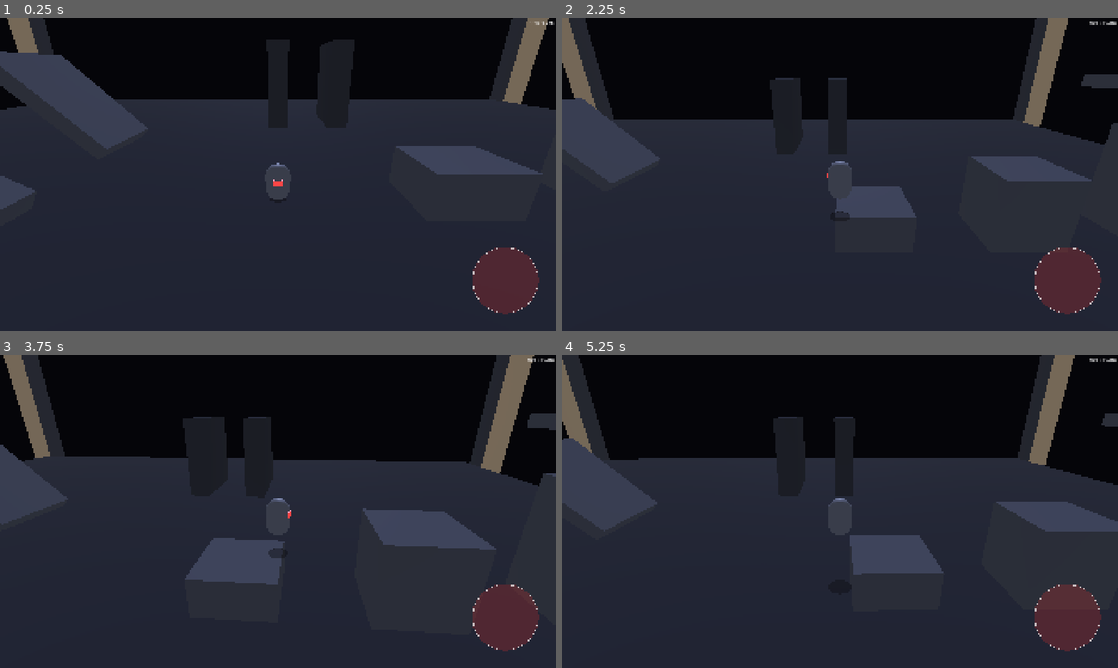
Above: before the commit, frames 1-4 (two rows, left to right).
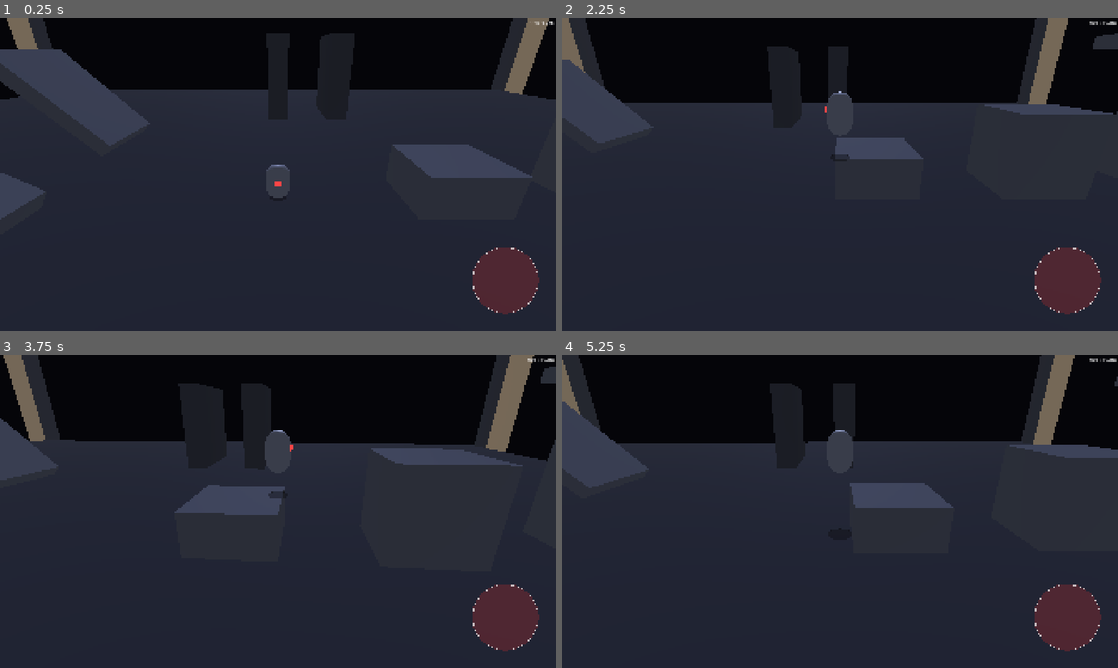
Above: after the commit, the same moments.

Repository: Adam-Vozzo/mobile-game-6
Game: Godot game, scene res://scenes/levels/feel_lab.tscn
Same seed, same stepped clock (60 frames per second), same inputs: the game is played once before the commit and once after it.
Inputs (mouse positions are in pixels of both pictures, inside the frame that each line leads up to):
- Up to frame 1 (0.25 s): no input
- Up to frame 2 (2.25 s): tap Enter at 0.5 s; move the mouse to (962, 158) at 0.52 s; hold Right (move_right) 0.53-1.25 s; hold Space (jump) 0.53-1.25 s; click (962, 158) at 0.67 s; drag from (728, 190) to (812, 237) at 1.27 s; move the mouse to (895, 105) at 2.02 s; hold Right (move_right) from 2.03 s (still down); hold Space (jump) from 2.03 s (still down)
- Up to frame 3 (3.75 s): release Right (move_right) at 2.75 s; release Space (jump) at 2.75 s; drag from (250, 574) to (111, 464) at 2.77 s; move the mouse to (444, 558) at 3.52 s; hold Left (move_left) from 3.53 s (still down); hold Space (jump) from 3.53 s (still down)
- Up to frame 4 (5.25 s): release Left (move_left) at 4.25 s; release Space (jump) at 4.25 s; drag from (673, 464) to (756, 433) at 4.27 s; move the mouse to (867, 511) at 5.02 s; hold Down (move_down) from 5.03 s (still down); hold Space (jump) from 5.03 s (still down); click (867, 511) at 5.17 s

The runs differ from the first frame. In frame 1, 4.2% of the frame differs, in the area x 0-100%, y 0-65%; in frame 2, 13%; in frame 3, 13%; in frame 4, 14%, in the area x 0-100%, y 6-71%.

Commit message:
Camera: vertical-follow ratchet (hold Y unless above apex or on higher ground)
First on-device verification (2026-05-12) surfaced full-Y-tracking as
motion-sickness inducing on phone: every normal jump pumped the camera
up and down by the full arc against the foggy brutalist background.
User's ask: "Camera should not move vertically until the character
moves above the default max jump height, or walks on a higher level
of ground. Stops the camera moving so much."

Implementation: a ratchet that pins the camera's Y at the floor the
player most recently stood on while the player stays within
`reference_floor + jump_apex * multiplier`; above that band the camera
tracks player.y - band so it lifts 1:1 with above-apex traversal
(double-jumps, wall-jumps, vertical megastructure beats).

scripts/camera/camera_rig.gd:
- New @export `apex_height_multiplier` (0..5, default 1.0). Multiplier
  on the active profile's max jump apex. 0 reverts to always-track-Y
  (legacy / non-Player target).
- New state `_reference_floor_y`. Updated every grounded frame; held
  while airborne.
- `_air_offset` now stored relative to the effective target, not raw
  player position — keeps below-apex jumps from leaking into the
  airborne rigid translate.
- Fall-pull gated on being above the apex band (`_conditional_fall_offset`).
  Below the band the camera is held still by design; pulling it down on
  descent would re-introduce the motion the ratchet removes.
- New helpers `_update_reference_floor`, `_compute_effective_y`,
  `_get_target_apex_height`, `_conditional_fall_offset`.
- `_apply_drag_input(pivot)` renamed (was `target_pos`) — now receives
  the effective target so drag rotates around the same point the camera
  tracks.

scripts/player/player.gd:
- New `get_default_apex_height()` returning v² / (2g) from the active
  profile. Camera duck-types via `has_method`; profile hot-swaps from
  the dev menu auto-rescale the band.

tools/dev_menu/dev_menu_overlay.gd:
- New "Apex multiplier" slider in the Camera — Tuning sub-section,
  0..5 step 0.05 default 1.0.

tests/test_controller_kinematics.gd:
- New `_test_vertical_follow_ratchet` (21 assertions): effective-Y
  below/at/above apex, multiplier scaling, multiplier=0 fallback,
  boundary continuity, monotonicity above apex.
- New `_test_default_apex_height_formula` (14 assertions): v²/(2g)
  per shipped profile inside the [0.8, 4.0] m sanity band, gravity/
  velocity-positivity guards, edge cases (v=0 → 0, g≤0 → 0,
  quadratic-in-velocity invariant).

docs/DECISIONS.md:
- New ADR documenting the rationale, math, alternatives, and the
  composition with the existing airborne rigid-translate.

Co-Authored-By: Claude Opus 4.7 (1M context) <noreply@anthropic.com>

Diff:
--- a/scripts/camera/camera_rig.gd
+++ b/scripts/camera/camera_rig.gd
@@ -29,8 +29,23 @@
 
 @export_category("Fall pull")
 ## Multiplier applied to the player's negative Y velocity to drop the
-## camera while falling. Helps the player see what's below.
+## camera while falling. Helps the player see what's below. Only applied
+## when the player is above the apex-height threshold — below the threshold
+## the camera is held still and fall pull would re-introduce the vertical
+## motion the vertical-follow ratchet is removing.
 @export_range(0.0, 1.0, 0.01) var vertical_pull: float = 0.18
+
+@export_category("Vertical follow")
+## Multiplier on the active profile's default jump apex height
+## (`Player.get_default_apex_height()`). The camera holds its Y while the
+## player stays below `reference_floor_y + apex_height * multiplier`; above
+## that band, the camera tracks the player's Y so a double-jump or wall-
+## jump above the normal arc still keeps the player in frame. The reference
+## floor is whatever floor Y the player most recently stood on. Setting the
+## multiplier > 1 makes the camera lazier about following jumps; setting it
+## < 1 (toward 0) makes the camera follow earlier — at the limit (0) the
+## camera reverts to always-track-Y behaviour.
+@export_range(0.0, 5.0, 0.05) var apex_height_multiplier: float = 1.0
 
 @export_category("Manual override")
 @export_range(0.0001, 0.05, 0.0001) var yaw_drag_sens: float = 0.005
@@ -85,11 +100,21 @@
 var _is_occluded: bool = false
 var _clear_streak_seconds: float = 0.0
 var _last_occluded_pos: Vector3 = Vector3.ZERO
-# Camera position offset from the player, refreshed every frame. While the
-# player is airborne, this offset is held constant and the camera's world
-# position is reconstructed as `target_pos + _air_offset` — a rigid translate
-# that follows the jumping player without rotating around them.
+# Camera position offset from the *effective* target, refreshed every frame.
+# Effective target's X/Z equals the player's; its Y is the vertical-follow
+# ratchet's output (reference floor below apex, player.y above apex). While
+# the player is airborne, this offset is held constant and the camera's world
+# position is reconstructed as `effective_target + _air_offset` — a rigid
+# translate that follows the player's horizontal motion exactly and the
+# player's vertical motion only when they've cleared the apex band.
 var _air_offset: Vector3 = Vector3.ZERO
+# Vertical-follow ratchet: the Y of the floor the player most recently stood
+# on. Camera holds its Y at this reference + the configured camera-height
+# offset whenever the player is below `reference + apex_height * multiplier`.
+# Updates every grounded frame so stairs, ramps, and platform-to-platform
+# hops all flow into the camera; airborne frames leave the reference alone
+# so jumps don't lift the camera unless the apex is exceeded.
+var _reference_floor_y: float = 0.0
 
 @onready var _camera: Camera3D = $Camera
 
@@ -105,29 +130,44 @@
 	if _target == null:
 		return
 	var target_pos := _target.global_position
-	var aim_point := target_pos + Vector3(0.0, aim_height, 0.0)
+	var on_floor := _is_target_on_floor()
+	_update_reference_floor(target_pos.y, on_floor)
+	# Effective target: the position the camera *tracks*. X/Z follow the player
+	# exactly; Y is the vertical-follow ratchet's output (held at reference
+	# floor below apex; tracks the player above apex). All camera-position
+	# math derives from this, so the camera ignores below-apex jumps but
+	# still follows horizontal motion + floor changes + above-apex traversal.
+	var effective_target := Vector3(
+		target_pos.x,
+		_compute_effective_y(target_pos.y),
+		target_pos.z,
+	)
+	var aim_point := effective_target + Vector3(0.0, aim_height, 0.0)
 
 	if not _initialized:
-		_place_camera_initial(target_pos)
-		_air_offset = _camera.global_position - target_pos
+		_place_camera_initial(effective_target)
+		_air_offset = _camera.global_position - effective_target
 		_initialized = true
 
 	# Airborne: rigid follow. Reconstruct the camera position as
-	# `target_pos + _air_offset` *before* drag/look_at runs, so any movement
-	# the player did this frame is reflected as a pure translation. The
-	# offset itself is captured at the end of the previous (grounded) frame,
-	# so the camera→player vector is preserved across the entire jump and
-	# look_at gives the same basis frame after frame — no yaw or pitch
-	# rotation while airborne. Drag and landing both update the offset
-	# correctly via the unified end-of-frame save below.
-	var on_floor := _is_target_on_floor()
+	# `effective_target + _air_offset` *before* drag/look_at runs, so any
+	# horizontal motion the player did this frame is reflected as a pure
+	# translation, while vertical motion under apex is absorbed (effective_y
+	# stays pinned to reference floor). The offset itself is captured at the
+	# end of the previous (grounded) frame, so the camera→effective-target
+	# vector is preserved across the entire jump and look_at gives the same
+	# basis frame after frame — no yaw or pitch rotation while airborne. Drag
+	# and landing both update the offset correctly via the unified end-of-
+	# frame save below.
 	if not on_floor:
-		_camera.global_position = target_pos + _air_offset
-
-	_apply_drag_input(target_pos)
+		_camera.global_position = effective_target + _air_offset
+
+	_apply_drag_input(effective_target)
 
 	if on_floor:
 		# Ground: tripod-style distance maintenance + occlusion + smoothing.
+		# Horizontal distance still uses raw target_pos so the camera tracks
+		# the player's actual X/Z; only Y is held by the ratchet.
 		var cam_pos := _camera.global_position
 		var horiz := Vector3(target_pos.x - cam_pos.x, 0.0, target_pos.z - cam_pos.z)
 		var current_dist := horiz.length()
@@ -136,11 +176,14 @@
 			var dist_error := current_dist - distance
 			cam_pos.x += dir.x * dist_error
 			cam_pos.z += dir.z * dist_error
-		var fall_offset := _vertical_pull_offset(_get_target_velocity().y)
+		# Fall pull is gated on being above apex — below apex the camera is
+		# held still by design, and pulling it down on descent would
+		# reintroduce the vertical motion the ratchet is removing.
+		var fall_offset := _conditional_fall_offset(target_pos.y, _get_target_velocity().y)
 		# `_pitch_rad` is ≤ 0; -_pitch_rad is the elevation angle. Using `absf`
 		# would V-shape as the drag crosses horizontal — see iter 22 fix on main.
 		var elevation := -_pitch_rad
-		cam_pos.y = target_pos.y + sin(elevation) * distance + aim_height + fall_offset
+		cam_pos.y = effective_target.y + sin(elevation) * distance + aim_height + fall_offset
 
 		# Probe for occlusion, then apply a hysteresis latch: any hit re-arms
 		# the "occluded" state for `occlusion_release_delay` seconds, during
@@ -191,30 +234,87 @@
 			_camera.global_position.z - target_pos.z)
 		_target.call(&"set_camera_yaw", pub_yaw)
 
-	# Refresh the air offset every frame. On the ground this captures the
-	# latest camera/player relationship in case the player takes off next
-	# frame; in the air it propagates any drag-induced offset changes.
-	_air_offset = _camera.global_position - target_pos
-
-
-func _place_camera_initial(target_pos: Vector3) -> void:
+	# Refresh the air offset every frame, relative to the *effective* target.
+	# On the ground this captures the latest camera/effective relationship in
+	# case the player takes off next frame; in the air it propagates any drag-
+	# induced offset changes. Storing relative to effective_target (not raw
+	# target_pos) keeps below-apex jumps from leaking into the offset and re-
+	# applying as Y motion on the next frame.
+	_air_offset = _camera.global_position - effective_target
+
+
+func _place_camera_initial(anchor: Vector3) -> void:
 	var elevation := -_pitch_rad
-	_camera.global_position = target_pos + Vector3(
+	_camera.global_position = anchor + Vector3(
 		0.0,
 		sin(elevation) * distance + aim_height,
 		cos(elevation) * distance,
 	)
 
 
-# Drag rotates the camera around the player. Yaw orbits in the XZ plane;
-# pitch tilts the camera up/down while preserving the horizontal radius.
-# We re-derive theta/phi from the current camera position each call so the
-# camera's geometric drift along the look axis stays consistent with drag.
-func _apply_drag_input(target_pos: Vector3) -> void:
+# Vertical-follow ratchet: reference floor tracks the Y of the floor the
+# player is currently standing on. Updates every grounded frame; airborne
+# frames leave the reference alone so jumps don't lift the camera unless
+# the apex band is exceeded (see _compute_effective_y).
+func _update_reference_floor(player_y: float, on_floor: bool) -> void:
+	if not _initialized:
+		_reference_floor_y = player_y
+		return
+	if on_floor:
+		_reference_floor_y = player_y
+
+
+# Vertical-follow ratchet: returns the Y the camera should track. Below the
+# apex band the camera holds at reference_floor_y; above it, the camera
+# tracks (player.y - apex_height) so the player sits roughly one apex-height
+# below the camera's natural baseline once they've cleared the threshold —
+# i.e. the camera lifts at the same rate as the player above apex.
+func _compute_effective_y(player_y: float) -> float:
+	var apex_h := _get_target_apex_height() * apex_height_multiplier
+	if apex_h <= 0.0:
+		# Multiplier 0 or missing-profile fallback: revert to always-track-Y.
+		return player_y
+	var apex_y := _reference_floor_y + apex_h
+	if player_y > apex_y:
+		return player_y - apex_h
+	return _reference_floor_y
+
+
+# Live read of the active controller profile's max jump apex height (m).
+# Camera uses this rather than its own @export so the band auto-adjusts when
+# profiles hot-swap from the dev menu. Returns 0.0 if target doesn't expose
+# the method — _compute_effective_y treats that as "always follow Y".
+func _get_target_apex_height() -> float:
+	if _target != null and _target.has_method(&"get_default_apex_height"):
+		return float(_target.call(&"get_default_apex_height"))
+	return 0.0
+
+
+# Vertical-pull is the fall-aware camera drop that helps the player see
+# what's below. Only fires when the player is above the apex threshold —
+# otherwise the camera is held still by the ratchet and a fall pull would
+# yank it back down, re-introducing the vertical motion we removed.
+func _conditional_fall_offset(player_y: float, vel_y: float) -> float:
+	var apex_h := _get_target_apex_height() * apex_height_multiplier
+	if apex_h <= 0.0:
+		return _vertical_pull_offset(vel_y)
+	if player_y <= _reference_floor_y + apex_h:
+		return 0.0
+	return _vertical_pull_offset(vel_y)
+
+
+# Drag rotates the camera around the effective target. Yaw orbits in the
+# XZ plane; pitch tilts the camera up/down while preserving the horizontal
+# radius. We re-derive theta/phi from the current camera position each call
+# so the camera's geometric drift along the look axis stays consistent with
+# drag. `pivot` is the effective target (raw player X/Z + ratchet-held Y),
+# matching the rest of the camera's Y-handling so drag rotates around the
+# same point the camera is tracking.
+func _apply_drag_input(pivot: Vector3) -> void:
 	var drag := TouchInput.consume_camera_drag_delta()
 	if drag.length_squared() == 0.0:
 		return
-	var to_cam := _camera.global_position - target_pos
+	var to_cam := _camera.global_position - pivot
 	var radius := to_cam.length()
 	if radius < 0.001:
 		return
@@ -231,7 +331,7 @@
 	)
 	_pitch_rad = -phi
 	var cos_phi := cos(phi)
-	_camera.global_position = target_pos + Vector3(
+	_camera.global_position = pivot + Vector3(
 		radius * cos_phi * sin(theta),
 		radius * sin(phi),
 		radius * cos_phi * cos(theta),
@@ -333,6 +433,8 @@
 			aim_height = value
 		&"pitch_max_degrees":
 			pitch_max_degrees = value
+		&"apex_height_multiplier":
+			apex_height_multiplier = value
 		# Lookahead and auto-recenter sliders are no-ops in the tripod model.
 		_:
 			pass
--- a/scripts/player/player.gd
+++ b/scripts/player/player.gd
@@ -68,6 +68,16 @@
 ## Called by the camera rig (step 7) when its yaw changes.
 func set_camera_yaw(yaw_radians: float) -> void:
 	_camera_yaw = yaw_radians
+
+
+## Default max jump apex height in metres above the takeoff floor, derived
+## from the active profile via v² / (2g). Used by the camera rig to decide
+## when the player has cleared the "normal jump" band and the camera should
+## start tracking vertically. Returns 0.0 if profile is missing/degenerate.
+func get_default_apex_height() -> float:
+	if profile == null or profile.gravity_rising <= 0.0:
+		return 0.0
+	return (profile.jump_velocity * profile.jump_velocity) / (2.0 * profile.gravity_rising)
 
 
 func _apply_profile_to_body() -> void:
--- a/tests/test_controller_kinematics.gd
+++ b/tests/test_controller_kinematics.gd
@@ -80,6 +80,8 @@
 	_test_airborne_offset_math()
 	_test_game_level_path_contract()
 	_test_audio_bus_constants()
+	_test_vertical_follow_ratchet()
+	_test_default_apex_height_formula()
 	_report()
 
 
@@ -2450,3 +2452,146 @@
 		seen[n] = true
 	_ok("all four bus constants are distinct (no accidental duplicates)",
 		seen.size() == 4)
+
+
+func _test_vertical_follow_ratchet() -> void:
+	## Mirrors camera_rig.gd::_compute_effective_y. The camera holds Y at the
+	## reference floor while the player stays below `floor + apex * multiplier`;
+	## above that band, the camera tracks `player.y - apex * multiplier` so it
+	## lifts at the same rate as the player. Multiplier 0 reverts to always-
+	## track-Y. Pure math — no scene tree needed.
+	print("\n-- Camera vertical-follow ratchet --")
+	# Snappy at default values: apex_h = 11.5^2 / (2*38) ≈ 1.7401 m
+	var snappy_apex := (11.5 * 11.5) / (2.0 * 38.0)
+
+	# --- Below apex: camera holds Y at reference floor ---
+	_ok("at rest on reference floor → effective_y == reference_floor",
+		_near(_eff_y(0.0, 0.0, snappy_apex, 1.0), 0.0))
+	_ok("mid-air at half-apex → effective_y still == reference_floor",
+		_near(_eff_y(snappy_apex * 0.5, 0.0, snappy_apex, 1.0), 0.0))
+	_ok("airborne at 0.9 of apex → effective_y still == reference_floor (normal jump)",
+		_near(_eff_y(snappy_apex * 0.9, 0.0, snappy_apex, 1.0), 0.0))
+	# Exact boundary at apex_y is the held-Y branch (`>`, not `>=`).
+	_ok("at exactly apex_y → effective_y == reference_floor (boundary is `>`, strict)",
+		_near(_eff_y(snappy_apex, 0.0, snappy_apex, 1.0), 0.0))
+
+	# --- Above apex: camera tracks player.y - apex_h ---
+	_ok("just above apex (apex + 0.01) → effective_y == 0.01 (tracking starts)",
+		_near(_eff_y(snappy_apex + 0.01, 0.0, snappy_apex, 1.0), 0.01))
+	_ok("0.5 m above apex → effective_y == 0.5 (linear above threshold)",
+		_near(_eff_y(snappy_apex + 0.5, 0.0, snappy_apex, 1.0), 0.5))
+	_ok("1.0 m above apex → effective_y == 1.0",
+		_near(_eff_y(snappy_apex + 1.0, 0.0, snappy_apex, 1.0), 1.0))
+
+	# --- Reference floor change (player landed on higher tier) ---
+	# Reference floor lifts to 4.0 → apex band shifts up with it.
+	_ok("on higher floor (y=4): at rest → effective_y == new reference (4.0)",
+		_near(_eff_y(4.0, 4.0, snappy_apex, 1.0), 4.0))
+	_ok("on higher floor (y=4): at half-apex → effective_y == 4.0 (band shifts with floor)",
+		_near(_eff_y(4.0 + snappy_apex * 0.5, 4.0, snappy_apex, 1.0), 4.0))
+	_ok("on higher floor (y=4): 1 m above apex → effective_y == 4 + 1 = 5.0",
+		_near(_eff_y(4.0 + snappy_apex + 1.0, 4.0, snappy_apex, 1.0), 5.0))
+
+	# --- Apex multiplier scaling ---
+	# Multiplier 0.5 halves the band — camera follows earlier.
+	_ok("multiplier 0.5: player at 0.5 * apex is exactly at half-band boundary (still holds)",
+		_near(_eff_y(snappy_apex * 0.5, 0.0, snappy_apex, 0.5), 0.0))
+	_ok("multiplier 0.5: just above half-band → effective_y == 0.01",
+		_near(_eff_y(snappy_apex * 0.5 + 0.01, 0.0, snappy_apex, 0.5), 0.01))
+	# Multiplier 2.0 doubles the band — camera lazier.
+	_ok("multiplier 2.0: player at apex_h is still below the band → holds",
+		_near(_eff_y(snappy_apex, 0.0, snappy_apex, 2.0), 0.0))
+	_ok("multiplier 2.0: 1 m above 2*apex → effective_y == 1.0",
+		_near(_eff_y(snappy_apex * 2.0 + 1.0, 0.0, snappy_apex, 2.0), 1.0))
+
+	# --- Multiplier 0 (or missing profile): legacy always-track-Y ---
+	_ok("multiplier 0: at rest on reference → effective_y == player_y (= reference)",
+		_near(_eff_y(0.0, 0.0, snappy_apex, 0.0), 0.0))
+	_ok("multiplier 0: airborne at 1.0 → effective_y == player_y (always tracks)",
+		_near(_eff_y(1.0, 0.0, snappy_apex, 0.0), 1.0))
+	_ok("multiplier 0: airborne at 5.0 → effective_y == player_y (always tracks)",
+		_near(_eff_y(5.0, 0.0, snappy_apex, 0.0), 5.0))
+	_ok("apex_h 0 (no profile): falls back to always-track-Y",
+		_near(_eff_y(3.0, 0.0, 0.0, 1.0), 3.0))
+
+	# --- Continuity: effective_y is C0 in player_y across the boundary ---
+	# At apex_y, effective_y = reference. Just above, effective_y = epsilon.
+	var below := _eff_y(snappy_apex - 0.0001, 0.0, snappy_apex, 1.0)
+	var above := _eff_y(snappy_apex + 0.0001, 0.0, snappy_apex, 1.0)
+	_ok("continuity at apex boundary: |delta| < 0.001 across the threshold",
+		absf(above - below) < 0.001)
+
+	# --- Monotonicity above apex: as player rises, effective_y rises 1:1 ---
+	var step1 := _eff_y(snappy_apex + 1.0, 0.0, snappy_apex, 1.0)
+	var step2 := _eff_y(snappy_apex + 2.0, 0.0, snappy_apex, 1.0)
+	_ok("monotonicity above apex: effective_y(player+1) < effective_y(player+2)",
+		step1 < step2)
+	_ok("rate above apex: rises 1:1 with player.y (a 1 m rise → 1 m effective_y rise)",
+		_near(step2 - step1, 1.0))
+
+
+func _test_default_apex_height_formula() -> void:
+	## Documents player.gd::get_default_apex_height, which derives the camera
+	## ratchet's apex band from v² / (2g) of the active profile. Tests the pure
+	## formula against the four shipped profiles' jump_velocity / gravity_rising
+	## pairs so a profile-edit doesn't silently re-tune the camera.
+	print("\n-- Default apex height (v² / 2g) per profile --")
+	# Apex = jump_velocity² / (2 * gravity_rising)
+	# Snappy:   11.5² / (2 * 38.0)  = 132.25 / 76    ≈ 1.7401 m
+	# Floaty:   10.0² / (2 * 20.0)  = 100.0 / 40     = 2.5000 m
+	# Momentum: 12.0² / (2 * 30.0)  = 144.0 / 60     = 2.4000 m
+	# Assisted: 10.0² / (2 * 15.0)  = 100.0 / 30     ≈ 3.3333 m
+	# (Values read from .tres files at iter 51 baseline. Test reads them live.)
+	# Bounds [0.8, 4.0] m: lower bound = jumping over a 1 m platform comfortably;
+	# upper bound accommodates Assisted's accessibility-tuned high apex without
+	# allowing a pathologically tall jump that would never trip the ratchet.
+
+	for path: String in [
+		"res://resources/profiles/snappy.tres",
+		"res://resources/profiles/floaty.tres",
+		"res://resources/profiles/momentum.tres",
+		"res://resources/profiles/assisted.tres",
+	]:
+		var p := _load_profile(path)
+		if p == null:
+			continue
+		var apex := (p.jump_velocity * p.jump_velocity) / (2.0 * p.gravity_rising)
+		var name := path.get_file().get_basename()
+		_ok("%s: apex height in [0.8, 4.0] m (got %.3f)" % [name, apex],
+			apex >= 0.8 and apex <= 4.0)
+		_ok("%s: gravity_rising > 0 (formula safe)" % name, p.gravity_rising > 0.0)
+		_ok("%s: jump_velocity > 0 (formula safe)" % name, p.jump_velocity > 0.0)
+
+	# Edge cases of the formula itself
+	_ok("zero jump_velocity → 0 m apex (no jump → no band)",
+		_near(_apex_formula(0.0, 38.0), 0.0))
+	_ok("zero gravity → fallback returns 0 (would divide-by-zero otherwise)",
+		_near(_apex_formula(11.5, 0.0), 0.0))
+	_ok("negative gravity → fallback returns 0 (guard against malformed profile)",
+		_near(_apex_formula(11.5, -1.0), 0.0))
+	# Double jump_velocity → 4× apex (quadratic in v)
+	var single_v := _apex_formula(10.0, 30.0)
+	var double_v := _apex_formula(20.0, 30.0)
+	_ok("quadratic in velocity: double v → 4× apex",
+		_near(double_v, single_v * 4.0))
+
+
+# Helpers for the vertical-follow tests.
+
+func _eff_y(player_y: float, reference_floor_y: float, apex_h: float, multiplier: float) -> float:
+	## Mirror of camera_rig.gd::_compute_effective_y. Below apex_y the camera
+	## holds at reference; above, it tracks player.y - apex band.
+	var band := apex_h * multiplier
+	if band <= 0.0:
+		return player_y
+	var apex_y := reference_floor_y + band
+	if player_y > apex_y:
+		return player_y - band
+	return reference_floor_y
+
+
+func _apex_formula(jump_velocity: float, gravity_rising: float) -> float:
+	## Mirror of player.gd::get_default_apex_height. v² / (2g), with guards.
+	if gravity_rising <= 0.0 or jump_velocity <= 0.0:
+		return 0.0
+	return (jump_velocity * jump_velocity) / (2.0 * gravity_rising)
--- a/tools/dev_menu/dev_menu_overlay.gd
+++ b/tools/dev_menu/dev_menu_overlay.gd
@@ -210,6 +210,11 @@
 	vbox.add_child(_make_label("Camera — Tuning", SECTION_FONT_SIZE, true))
 	_make_cam_slider(vbox, "Aim height",      &"aim_height",          0.0,   3.0,  0.05,  0.6)
 	_make_cam_slider(vbox, "Pitch max deg",   &"pitch_max_degrees",   0.0,  89.0,  1.0,   55.0)
+	# Vertical-follow ratchet: multiplier on the active profile's default
+	# jump apex. Camera holds Y while player is within this band above the
+	# reference floor; above the band the camera tracks Y. 0 reverts to
+	# always-track-Y (legacy behaviour); ~1 is "ignore normal jumps".
+	_make_cam_slider(vbox, "Apex multiplier", &"apex_height_multiplier", 0.0, 5.0, 0.05, 1.0)
 	# Pitch min, lookahead, recenter sliders removed — tripod camera doesn't use them.
 
 
Not shown, changed: docs/DECISIONS.md
